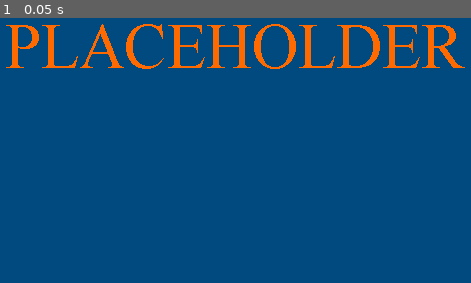
Above: before the commit, frame 1.
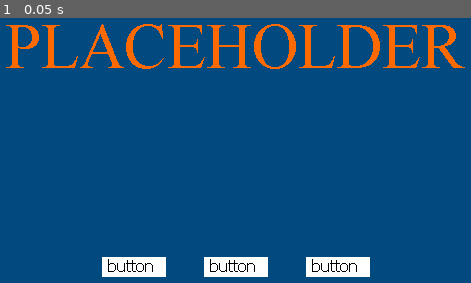
Above: after the commit, the same moment.

Repository: alpacanumerals/LD51
Game: Godot game, scene res://Title.tscn
Two runs of this game, one before a commit and one after it. Both use one fixed random seed, a clock stepped at 60 frames per second and the inputs below.
Inputs:
- Up to frame 1 (0.05 s): no input

The runs differ from the first frame. In frame 1, 3.1% of the frame differs, in the area x 21-79%, y 90-98%.

Commit message:
Resolution Science

Diff:
--- a/Title.tscn
+++ b/Title.tscn
@@ -1,32 +1,84 @@
-[gd_scene load_steps=2 format=2]
+[gd_scene load_steps=4 format=2]
 
 [ext_resource path="res://art/placehold.png" type="Texture" id=1]
+[ext_resource path="res://art/placehold2.png" type="Texture" id=2]
+[ext_resource path="res://TitleScreen.gd" type="Script" id=3]
 
 [node name="TitleRoot" type="Node"]
+script = ExtResource( 3 )
 
-[node name="MarginContainer" type="MarginContainer" parent="."]
+[node name="TextureRect" type="TextureRect" parent="."]
+margin_right = 640.0
+margin_bottom = 360.0
+texture = ExtResource( 1 )
 __meta__ = {
 "_edit_use_anchors_": false
 }
 
-[node name="TextureRect" type="TextureRect" parent="MarginContainer"]
-margin_right = 640.0
-margin_bottom = 360.0
-texture = ExtResource( 1 )
+[node name="MarginContainer" type="MarginContainer" parent="."]
+anchor_right = 1.0
+anchor_bottom = 1.0
+margin_left = 15.0
+margin_top = 15.0
+margin_right = -15.0
+margin_bottom = -15.0
+rect_min_size = Vector2( 610, 330 )
+__meta__ = {
+"_edit_use_anchors_": false
+}
 
 [node name="VBoxContainer" type="VBoxContainer" parent="MarginContainer"]
-margin_right = 640.0
-margin_bottom = 360.0
+margin_right = 610.0
+margin_bottom = 330.0
+rect_min_size = Vector2( 610, 330 )
 
-[node name="TextureRect" type="TextureRect" parent="MarginContainer/VBoxContainer"]
-margin_right = 640.0
+[node name="TitleImage" type="TextureRect" parent="MarginContainer/VBoxContainer"]
+margin_right = 610.0
 
 [node name="Control" type="Control" parent="MarginContainer/VBoxContainer"]
 margin_top = 4.0
-margin_right = 640.0
-margin_bottom = 4.0
+margin_right = 610.0
+margin_bottom = 306.0
+size_flags_horizontal = 3
+size_flags_vertical = 3
 
-[node name="HBoxContainer" type="HBoxContainer" parent="MarginContainer/VBoxContainer"]
-margin_top = 8.0
-margin_right = 640.0
-margin_bottom = 8.0
+[node name="CenterContainer" type="CenterContainer" parent="MarginContainer/VBoxContainer"]
+margin_top = 310.0
+margin_right = 610.0
+margin_bottom = 330.0
+
+[node name="HBoxContainer" type="HBoxContainer" parent="MarginContainer/VBoxContainer/CenterContainer"]
+margin_left = 171.0
+margin_right = 439.0
+margin_bottom = 20.0
+
+[node name="TextureButton" type="TextureButton" parent="MarginContainer/VBoxContainer/CenterContainer/HBoxContainer"]
+margin_right = 64.0
+margin_bottom = 20.0
+texture_normal = ExtResource( 2 )
+
+[node name="Control" type="Control" parent="MarginContainer/VBoxContainer/CenterContainer/HBoxContainer"]
+margin_left = 68.0
+margin_right = 98.0
+margin_bottom = 20.0
+rect_min_size = Vector2( 30, 0 )
+
+[node name="TextureButton2" type="TextureButton" parent="MarginContainer/VBoxContainer/CenterContainer/HBoxContainer"]
+margin_left = 102.0
+margin_right = 166.0
+margin_bottom = 20.0
+texture_normal = ExtResource( 2 )
+
+[node name="Control2" type="Control" parent="MarginContainer/VBoxContainer/CenterContainer/HBoxContainer"]
+margin_left = 170.0
+margin_right = 200.0
+margin_bottom = 20.0
+rect_min_size = Vector2( 30, 0 )
+
+[node name="TextureButton3" type="TextureButton" parent="MarginContainer/VBoxContainer/CenterContainer/HBoxContainer"]
+margin_left = 204.0
+margin_right = 268.0
+margin_bottom = 20.0
+texture_normal = ExtResource( 2 )
+
+[connection signal="pressed" from="MarginContainer/VBoxContainer/CenterContainer/HBoxContainer/TextureButton3" to="." method="_on_TextureButton3_pressed"]
--- /dev/null
+++ b/TitleScreen.gd
@@ -0,0 +1,23 @@
+extends Node
+
+
+# Declare member variables here. Examples:
+# var a = 2
+# var b = "text"
+
+
+# Called when the node enters the scene tree for the first time.
+func _ready():
+    pass # Replace with function body.
+
+
+# Called every frame. 'delta' is the elapsed time since the previous frame.
+#func _process(delta):
+#    pass
+
+
+func _on_TextureButton3_pressed():
+    if OS.window_fullscren == false:
+        OS.set_window_fullscreen(true)
+    else:
+        OS.set_window_fullscreen(false)
--- a/project.godot
+++ b/project.godot
@@ -22,7 +22,6 @@
 
 window/size/width=640
 window/size/height=360
-window/size/fullscreen=true
 window/stretch/mode="viewport"
 
 [input]
Binary file added: art/placehold2.png
Not shown, added: art/placehold2.png.import
